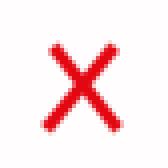
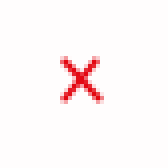
The second 168 x 168 image is a revision of the first. Changes to its layers:
painted on "Layer 1 copy" over (48, 40, 124, 136)
painted on "Layer 1" over (40, 40, 120, 136)
